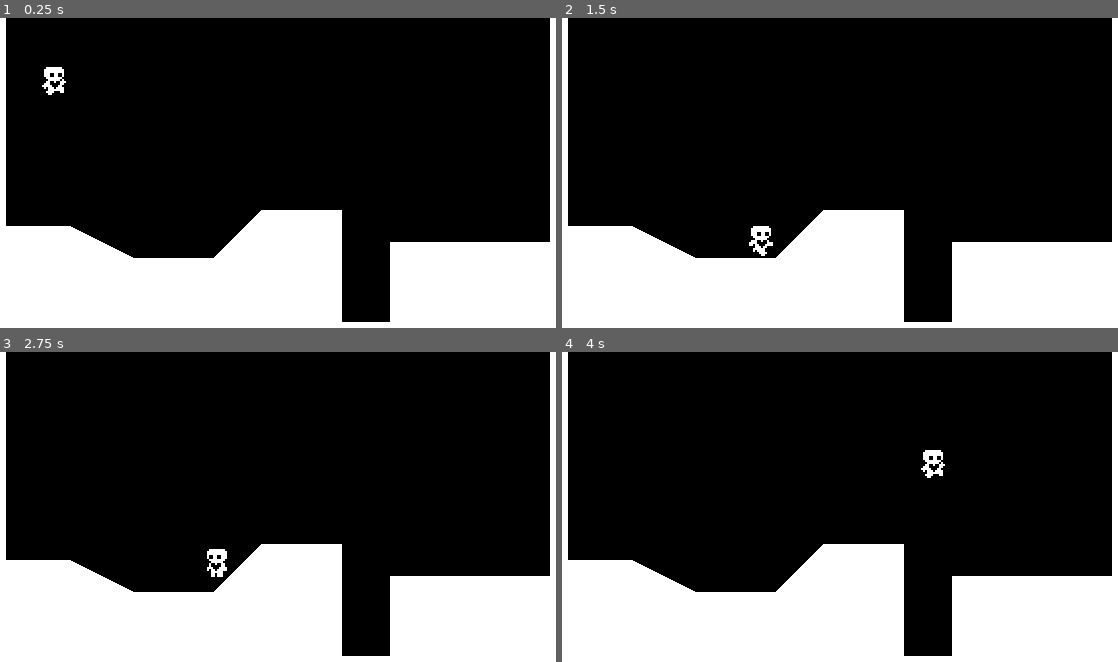
Above: before the commit, frames 1-4 (two rows, left to right).
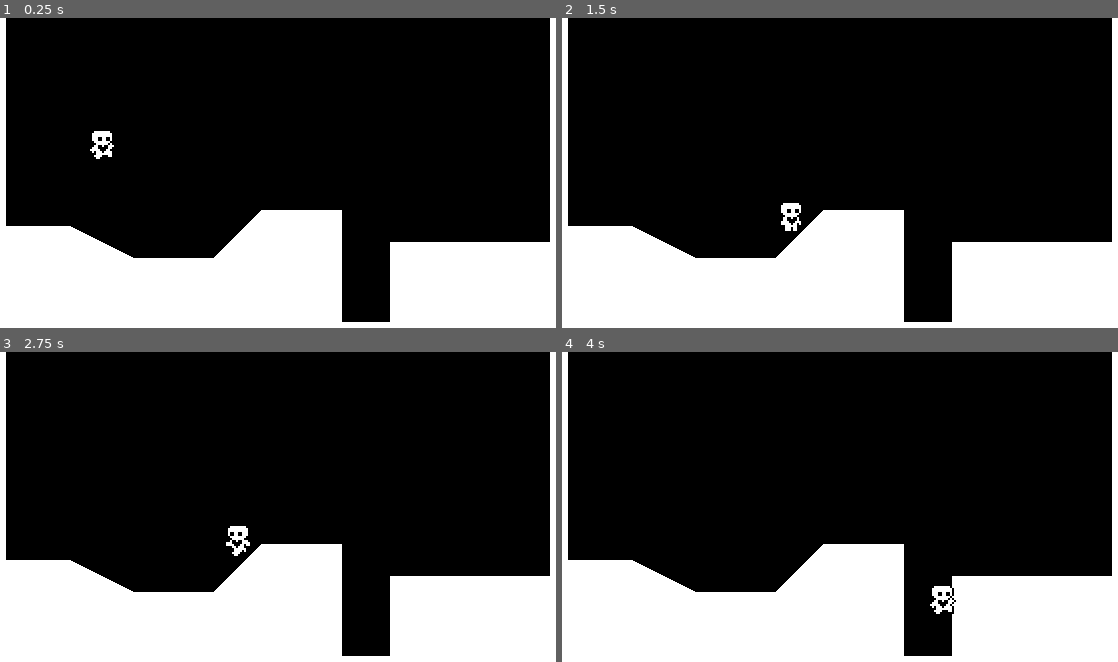
Above: after the commit, the same moments.

Repository: rprav-n/Heart-Platformer-2D-Game
Game: Godot game, scene res://scenes/world/world.tscn
Two runs of this game, one before a commit and one after it. Both use one fixed random seed, a clock stepped at 60 frames per second and the inputs below.
Inputs:
- Up to frame 1 (0.25 s): no input
- Up to frame 2 (1.5 s): hold D (move_right) from 0.53 s (still down); tap Space (jump) at 0.77 s
- Up to frame 3 (2.75 s): tap Space (jump) at 1.52 s; release D (move_right) at 2.03 s; hold A (move_left) from 2.03 s (still down)
- Up to frame 4 (4 s): release A (move_left) at 2.78 s; hold D (move_right) from 2.78 s (still down); tap Space (jump) at 3.02, 3.77 s

The runs differ from the first frame. In frame 1, 0.5% of the frame differs, in the area x 7-21%, y 15-46%; in frame 2, 0.4%; in frame 3, 0.4%; in frame 4, 0.5%, in the area x 64-71%, y 31-85%.

Commit message:
Update player pos test commit

Diff:
--- a/scenes/world/world.tscn
+++ b/scenes/world/world.tscn
@@ -14,6 +14,6 @@
 [node name="Polygon2D" type="Polygon2D" parent="StaticBody2D/CollisionPolygon2D"]
 
 [node name="Player" parent="." instance=ExtResource("2_uc31h")]
-position = Vector2(48, 8)
+position = Vector2(72, 40)
 floor_constant_speed = true
 floor_snap_length = 5.0
